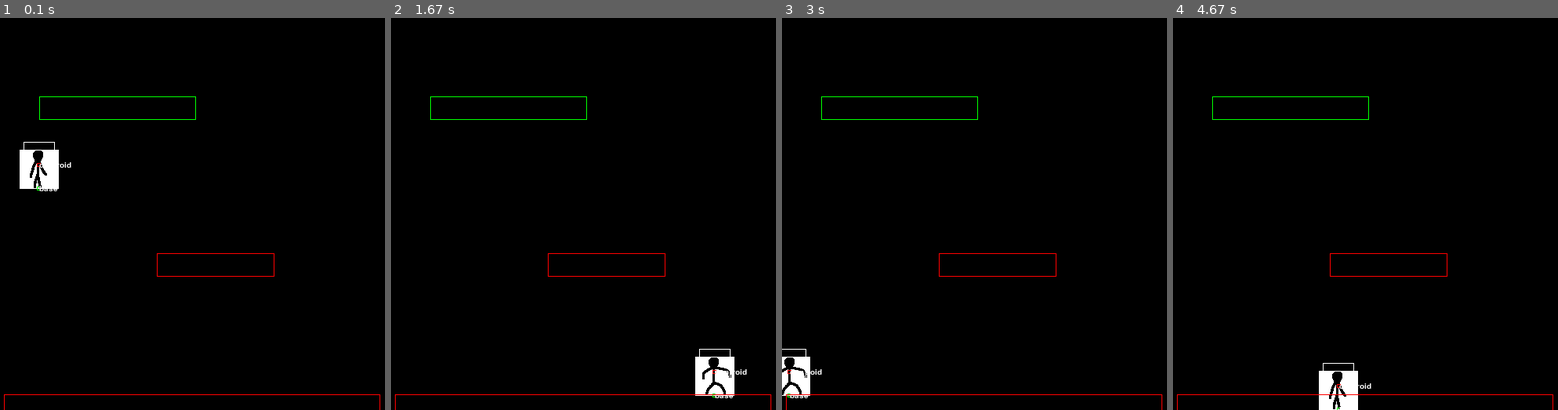
Above: before the commit, frames 1-4 (left to right).
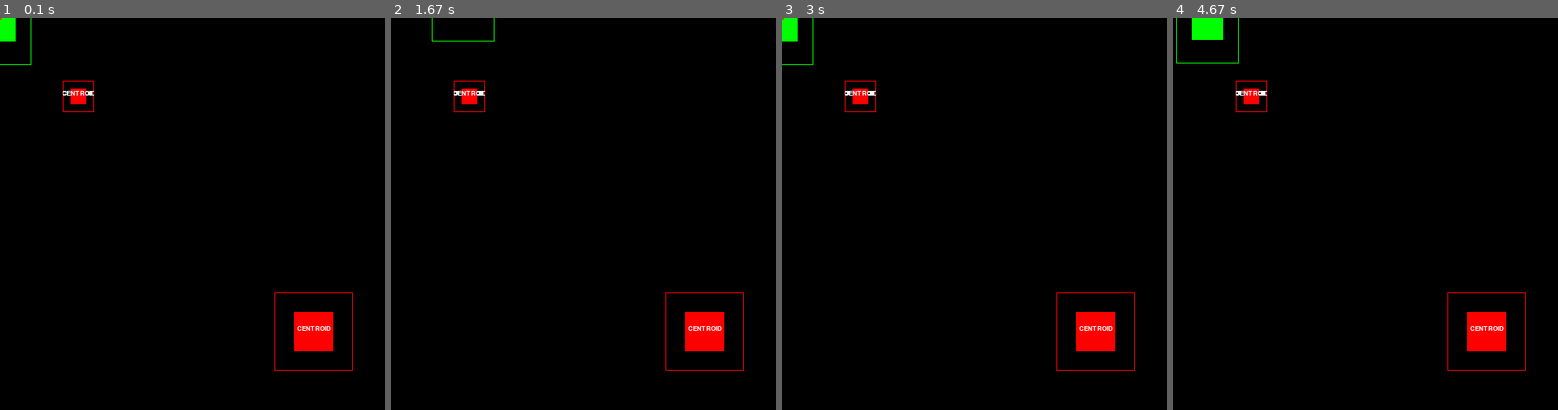
Above: after the commit, the same moments.

Repository: binnev/pygame_sandbox
Game: pygame game, started from tutorial/sandbox.py
The game is run twice, just before and just after one commit, with the same random seed, the same clock (stepped at 60 frames per second) and the same inputs.
Inputs:
- Up to frame 1 (0.1 s): no input
- Up to frame 2 (1.67 s): hold Right 0.33-0.8 s; hold Up 0.83-1.13 s; hold Right 1.17-1.63 s
- Up to frame 3 (3 s): hold Left 1.67-2.2 s; hold Down 2.23-2.53 s; hold Left 2.57-2.97 s
- Up to frame 4 (4.67 s): hold Up 3-3.37 s; hold Right 3.4-4.03 s; hold Down 4.07-4.43 s; hold Left from 4.47 s (still down)

The runs differ from the first frame. In frame 1, 3.2% of the frame differs, in the area x 0-99%, y 0-100%; in frame 2, 2.9%; in frame 3, 2.9%; in frame 4, 3.4%.

Commit message:
Implemented sprites and sprite groups.

Diff:
--- a/tutorial/objects.py
+++ b/tutorial/objects.py
@@ -65,21 +65,119 @@
 Point = namedtuple("Point", ["x", "y"])
 
 
-class Platform(pygame.Rect):
-
-    def __init__(self, *args, can_fall_through=True, **kwargs):
-        super().__init__(*args, **kwargs)
+class Platform(pygame.sprite.Sprite):
+
+    def __init__(self, rect_args, can_fall_through=True, groups=[], **kwargs):
+        self.rect = pygame.Rect(*rect_args, **kwargs)
         self.can_fall_through = can_fall_through
+        super().__init__(*groups)
 
     def draw(self, window):
-        pygame.draw.rect(window, self.color, self, 1)
+        pygame.draw.rect(window, self.color, self.rect, 1)
 
     @property
     def color(self):
         return (0, 255, 0) if self.can_fall_through else (255, 0, 0)
 
 
-class Thing:
+class Entity(pygame.sprite.Sprite):
+    speed = 2
+
+    # Constructor. Pass in the color of the block,
+    # and its x and y position
+    def __init__(self,
+                 color,
+                 x,
+                 y,
+                 width,
+                 height,
+                 canvas_width=None,
+                 canvas_height=None,
+                 groups=[]):
+        self.font = pygame.font.Font(pygame.font.match_font("ubuntucondensed"),
+                                     12)
+        self.x = x
+        self.y = y
+        self.color = color
+        self.width = width  # todo: give these more specific names e.g. collision_width
+        self.height = height
+        self.canvas_width = canvas_width if canvas_width else width * 2
+        self.canvas_height = canvas_height if canvas_height else height * 2
+        self.canvas = pygame.Surface([self.canvas_width, self.canvas_height])
+        self.canvas.fill((0, 0, 0, 0))
+        # fixme: don't use this rect for collisions
+        self.rect = self.canvas.get_rect()
+        self.rect.center = (self.x, self.y)
+        # fixme: move this rect to self.x, y in here.
+
+        # Call the parent class (Sprite) constructor
+        super().__init__(*groups)
+
+    @property
+    def centroid(self):
+        return self.x, self.y
+
+    @property
+    def image(self):
+        # todo: split this up into multiple functions that subclasses can edit
+        # ================== image ==================
+        # todo: this isn't always going to be a rectangle!
+        pygame.draw.rect(self.canvas, self.color, (
+            self.canvas_width/2-self.width/2,
+            self.canvas_height/2-self.height/2,
+            self.width, self.height))
+
+        # ================== debugging ==================
+        canvas_rect = self.canvas.get_rect()
+        # bounding box of the canvasace (the canvas onto which the sprites, hurt/hitboxes,
+        # etc are drawn)
+        pygame.draw.rect(self.canvas, self.color, canvas_rect, 1)
+        # centroid
+        centroid_width = 5
+        pygame.draw.rect(self.canvas, (255, 0, 0), (
+            canvas_rect.width / 2 - centroid_width / 2,
+            canvas_rect.height / 2 - centroid_width / 2,
+            centroid_width,
+            centroid_width,
+        ), 1)
+        text = self.font.render("CENTROID", True, (255, 255, 255), None)
+        textRect = text.get_rect()
+        textRect.midbottom = canvas_rect.width / 2, canvas_rect.height / 2
+        self.canvas.blit(text, textRect)
+        # # base
+        # pygame.draw.rect(self.canvas, (0, 255, 0), (
+        #     canvas_rect.width / 2 - centroid_width / 2,
+        #     canvas_rect.height - centroid_width / 2,
+        #     centroid_width,
+        #     centroid_width,
+        # ), 1)
+        # text = self.font.render("BASE", True, (255, 255, 255), None)
+        # textRect = text.get_rect()
+        # textRect.midbottom = canvas_rect.width/2, canvas_rect.height
+        # self.canvas.blit(text, textRect)
+
+        return self.canvas
+
+    def update(self, keys):
+        if keys[Keys.DOWN]:
+            self.y += self.speed
+        if keys[Keys.UP]:
+            self.y -= self.speed
+        if keys[Keys.RIGHT]:
+            self.x += self.speed
+        if keys[Keys.LEFT]:
+            self.x -= self.speed
+        self.debug_print()
+        self.rect.center = (self.x, self.y)  # fixme
+
+    def debug_print(self):
+        print(
+            f"x = {self.x}",
+            f"y = {self.y}",
+        )
+
+
+class Thing(pygame.sprite.Sprite):
     # class properties (constants)
     width = 40
     height = 60
@@ -119,7 +217,17 @@
     jumpsquat_frames_elapsed = None
     aerial_jumps_used = 0
 
-    def __init__(self, x, y, height, width, level, u=None, v=None):
+    def __init__(
+        self,
+        x,
+        y,
+        height,
+        width,
+        level,
+        groups,
+        u=None,
+        v=None,
+    ):
         self.level = level
         self.x = x
         self.y = y
@@ -138,6 +246,16 @@
         }
         self.frames_elapsed = 0
         self.font = pygame.font.Font("freesansbold.ttf", 10)
+        # Create an image of the block, and fill it with a color.
+        # This could also be an image loaded from the disk.
+        self.image = pygame.Surface([width, height])
+        self.image.fill(self.color)
+
+        # Fetch the rectangle object that has the dimensions of the image
+        # Update the position of this object by setting the values of rect.x and rect.y
+        self.rect = self.image.get_rect()
+
+        super().__init__(*groups)
 
     @property
     def color(self):
@@ -173,7 +291,7 @@
             return self._height * 0.8
         return self._height
 
-    def update(self, keys, window):
+    def update(self, keys):
         # todo: implement a state watcher that automatically resets frames_elapsed to zero
         #  when object changes state.
         self.keys = keys
@@ -181,7 +299,7 @@
         self.handle_physics()
         self.enforce_screen_limits()
         self.debug_print()
-        self.draw(window)
+        # self.draw(window)
 
     def handle_state(self):
         func = self.state_lookup[self.state]
@@ -285,10 +403,10 @@
             # is self within the horizontal bounds of the platform
             # and is self.base.y within a few pixels of the top of the platform?
             # then we're standing on the platform.
-            if (platform.left <= self.x <= platform.right
-                and platform.top -3 <= self.base.y <= platform.top + 3
-                and self.v >= 0  # moving downwards
-            ):
+            if (platform.rect.left <= self.x <= platform.rect.right and
+                    platform.rect.top - 3 <= self.base.y <=
+                    platform.rect.top + 3 and self.v >= 0  # moving downwards
+               ):
                 # if the platform is drop-through-able and the down key is pressed
                 if platform.can_fall_through and self.keys[Keys.DOWN]:
                     return True
@@ -382,5 +500,7 @@
             self.enter_jumpsquat()
         if self.keys[Keys.DOWN]:
             self.state = states.SQUAT
+        if self.airborne:  # e.g. by walking off the edge of a platform
+            self.state = states.FALL
 
         self.frames_elapsed += 1  # animate sprite
--- a/tutorial/sandbox.py
+++ b/tutorial/sandbox.py
@@ -1,28 +1,47 @@
 import pygame
 
 from tutorial.conf import SCREEN_WIDTH, SCREEN_HEIGHT
-from tutorial.objects import Thing, Platform
+from tutorial.objects import Thing, Platform, Entity
 
 pygame.init()
-
+pygame.font.init()
 
 window = pygame.display.set_mode((SCREEN_WIDTH, SCREEN_HEIGHT))
 pygame.display.set_caption("Hello World")
 
+
 class Level:
+    sprite_groups = dict(
+        platforms=pygame.sprite.Group(),
+        characters=pygame.sprite.RenderPlain(),
+        projectiles=pygame.sprite.RenderPlain(),
+        enemies=pygame.sprite.RenderPlain(),
+    )
     pass
 
+
 level = Level()
-level.platforms = [
-    Platform([50, 100, 200, 30], can_fall_through=True),
-    Platform([200, 300, 150, 30], can_fall_through=False),
-    Platform([5, 480, 480, 30], can_fall_through=False),
-]
-thing = Thing(x=50, y=200, width=40, height=60, level=level)
+# level.platforms.add(
+#     Platform([50, 100, 200, 30], can_fall_through=True),
+#     Platform([200, 300, 150, 30], can_fall_through=False),
+#     Platform([5, 480, 480, 30], can_fall_through=False),
+# )
+level.sprite_groups["enemies"].add(
+    Entity((255, 0, 0), 400, 400, 50, 50),
+    Entity((255, 0, 0), 100, 100, 20, 20),
+)
+# Thing(x=50, y=200, width=40, height=60, level=level, groups=[level.characters])
+entity = Entity((0, 255, 0),
+                0,
+                0,
+                40,
+                60,
+                groups=[level.sprite_groups["characters"]])
+clock = pygame.time.Clock()
 
 run = True
 while run:
-    pygame.time.delay(1000//50)
+    # pygame.time.delay(1000//50)
 
     # ============= react to key presses ==============
     keys = pygame.key.get_pressed()
@@ -32,13 +51,13 @@
         if event.type == pygame.QUIT:
             run = False
 
-    # make a window class to handle flipping the y axis.
-    # simple subclass with a property for y?
+    window.fill((0, 0, 0))
+    for group_name, sprite_group in level.sprite_groups.items():
+        if group_name == "characters":
+            sprite_group.update(keys)
+        sprite_group.draw(window)
+    pygame.display.flip()
 
-    window.fill((0, 0, 0))
-    thing.update(keys, window)
-    for platform in level.platforms:
-        platform.draw(window)
-    pygame.display.update()
+    clock.tick(50)
 
 pygame.quit()
